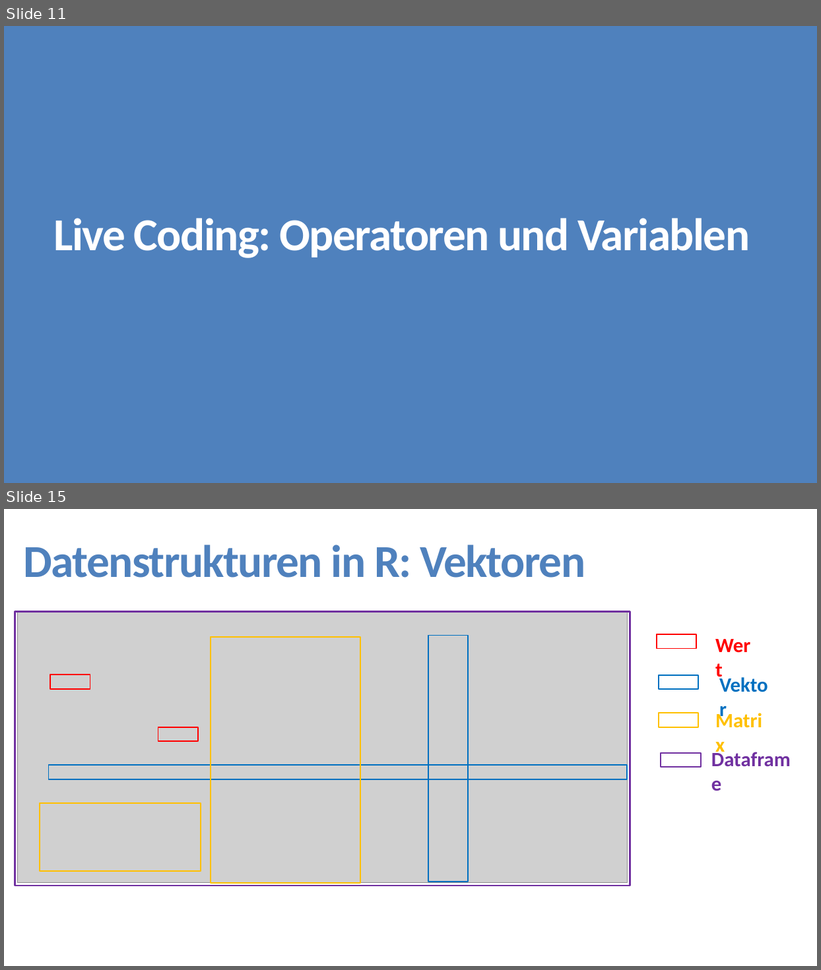
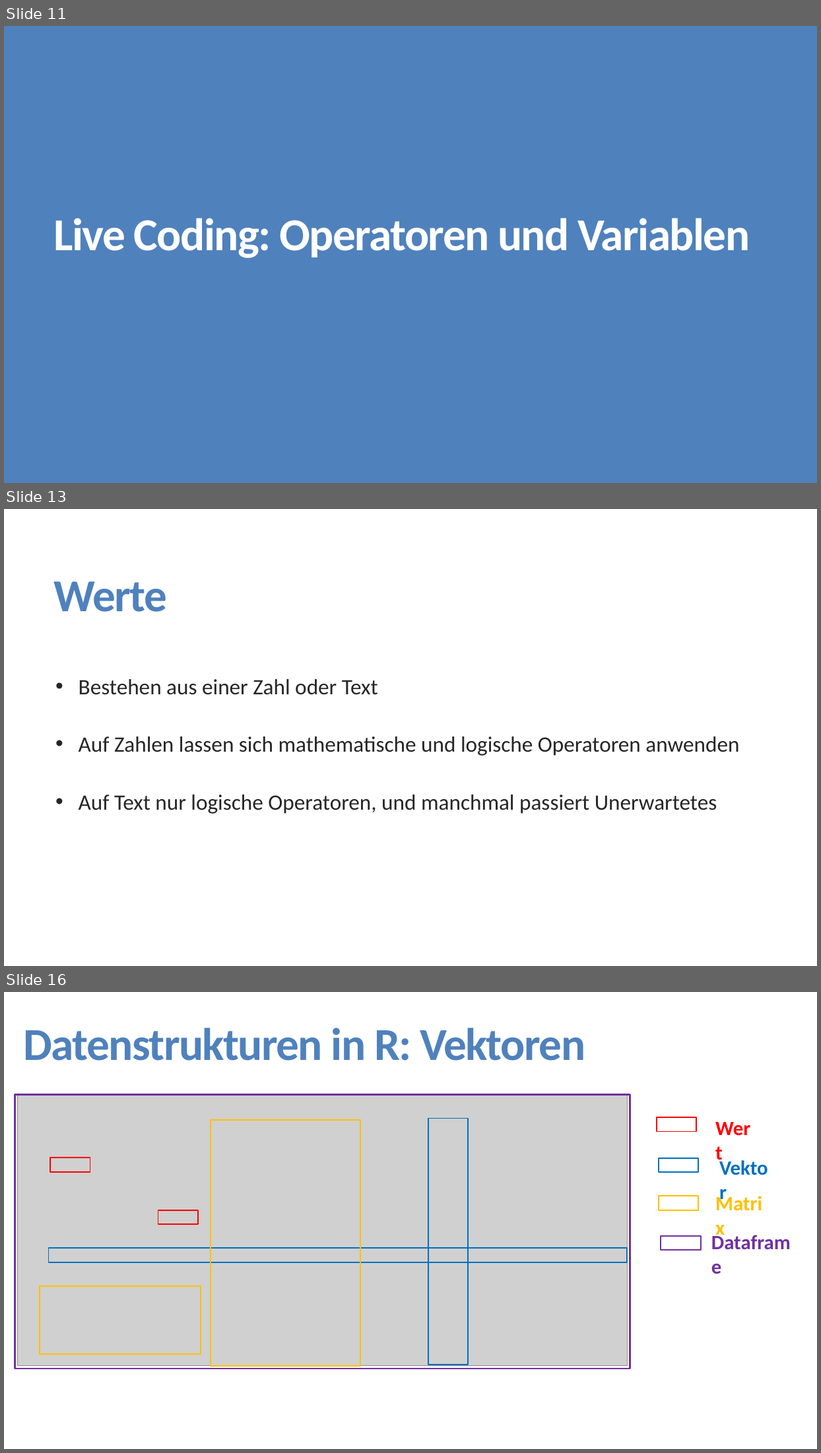
Before and after one commit to FlorianKeppeler/RKurs, a slide deck: Präsentationen/Einführung in R.pptx. Shown one above the other, each under a label of ours: slides 11 and 15 before the commit, slides 11, 13 and 16 after it; the slides between them are not shown. The pictures are 821x970 and 821x1453 pixels, drawn with LibreOffice and Linux fonts; fonts in the diff are those of the drawing; grey boxes stand for pictures. Boxes give left, top, right and bottom in pixels: in the first picture for what was removed or moved away, otherwise in the second. Text is boxed around its words. In the diff, an @@ line names an element or a change of style, - is before the commit and + after.

```diff
--- a/Präsentationen/Einführung in R.pptx
+++ b/Präsentationen/Einführung in R.pptx
@@ slide 13 added at (4,509,817,966), background #FFFFFF @@
@@ title added at (54,582,168,612), 54 pt, text #4F81BD, bold @@
+Werte
@@ text added at (79,679,739,814), 25.9 pt, text #262626 @@
+  • Bestehen aus einer Zahl oder Text
+  • Auf Zahlen lassen sich mathematische und logische Operatoren anwenden
+  • Auf Text nur logische Operatoren, und manchmal passiert Unerwartetes
@@ what was slide 15 is now slide 16 @@
```
Also in this commit, not shown: 5 slides changed, 2 other files.
